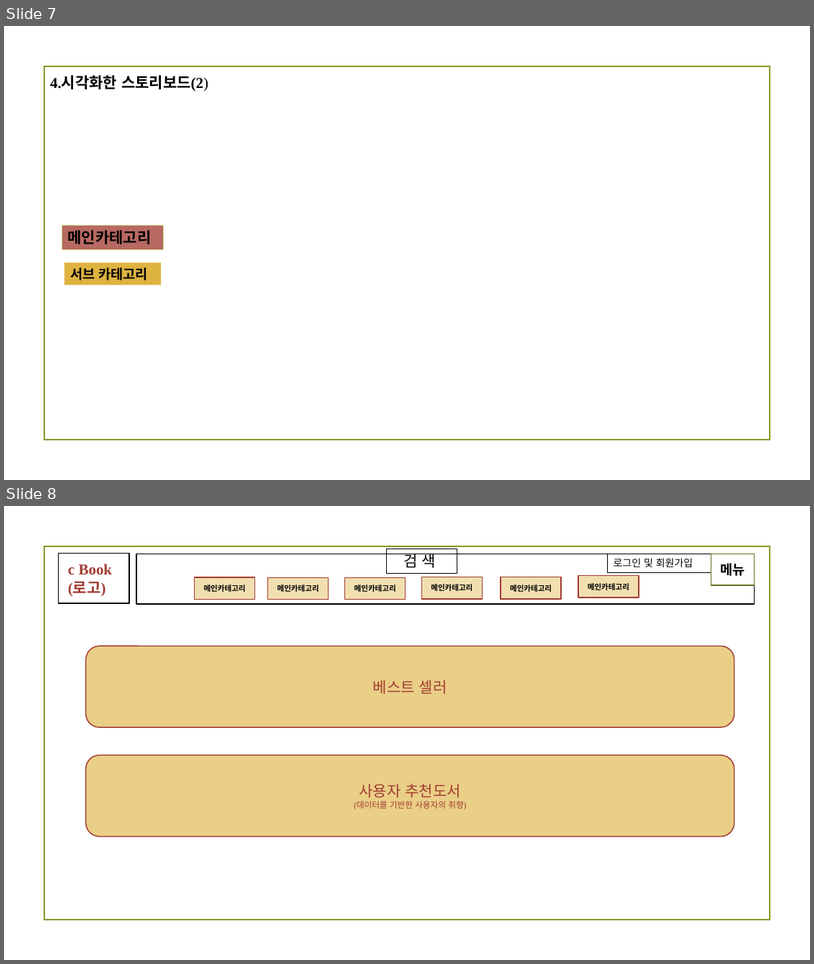
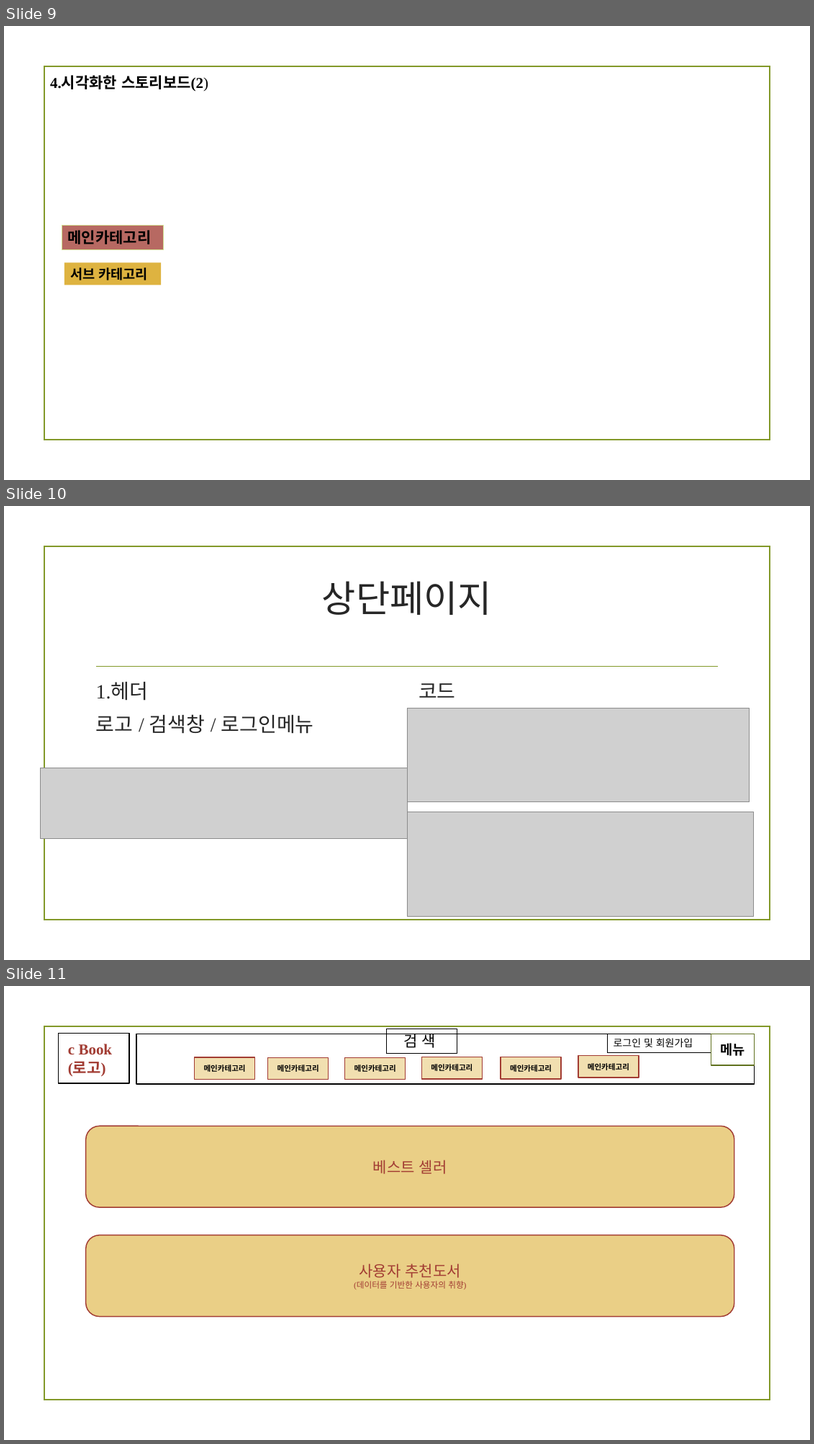
Before and after one commit to duddnr3618/front-end-project01, a slide deck: 22.최영욱Book.pptx. Shown one above the other, each under a label of ours: slides 7 and 8 before the commit, slides 9, 10 and 11 after it. The pictures are 814x964 and 814x1444 pixels, drawn with LibreOffice and Linux fonts; fonts in the diff are those of the drawing; grey boxes stand for pictures; background and template pictures are left out. Boxes give left, top, right and bottom in pixels: in the first picture for what was removed or moved away, otherwise in the second. Text is boxed around its words. In the diff, an @@ line names an element or a change of style, - is before the commit and + after.

```diff
--- a/22.최영욱Book.pptx
+++ b/22.최영욱Book.pptx
@@ slide 10 added at (4, 506, 810, 960), background picture (left out); not listed: 1 template element that a slide beside it also shows @@
@@ title added at (322, 581, 492, 615), 44 pt, text #262626 @@
+상단페이지
@@ line added from (97, 667) to (718, 667), #83992A 1.25 pt @@
@@ text added at (96, 682, 314, 733), 24 pt, text #262626 @@
+1.헤더
+로고 / 검색창 / 로그인메뉴
@@ text added at (419, 683, 456, 698), 24 pt, text #262626 @@
+코드
@@ picture added at (407, 708, 750, 801) @@
@@ picture added at (41, 768, 407, 838) @@
@@ picture added at (407, 811, 755, 916) @@
@@ what was slide 7 is now slide 9 @@
@@ what was slide 8 is now slide 11 @@
```
Also in this commit, not shown: 4 other slides added, 3 other files.
